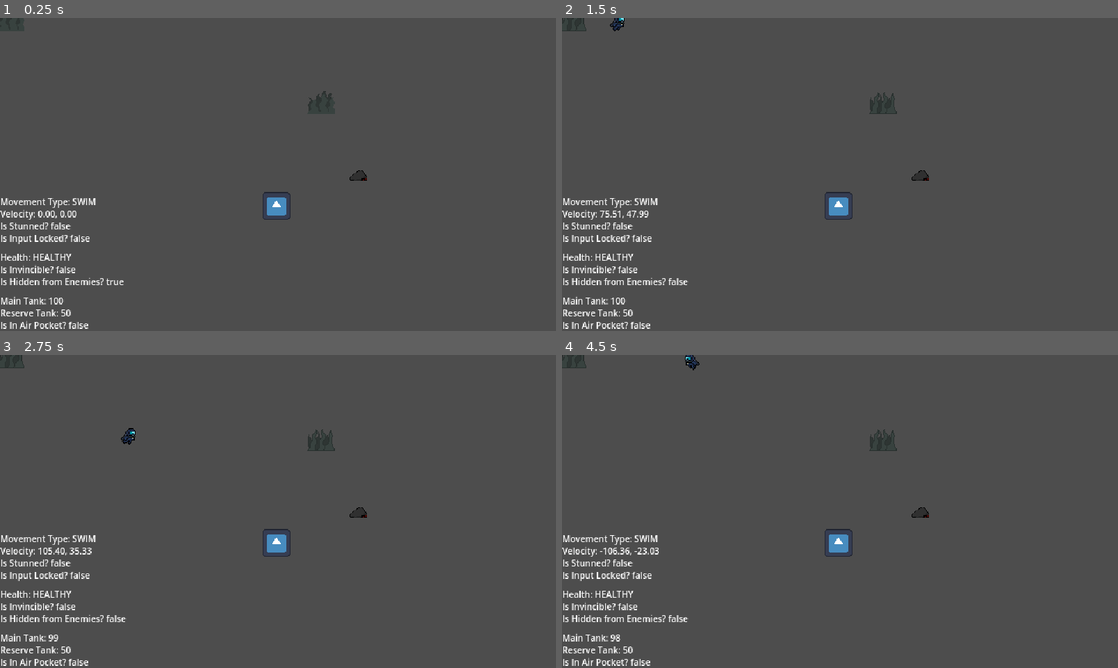
Above: before the commit, frames 1-4 (two rows, left to right).
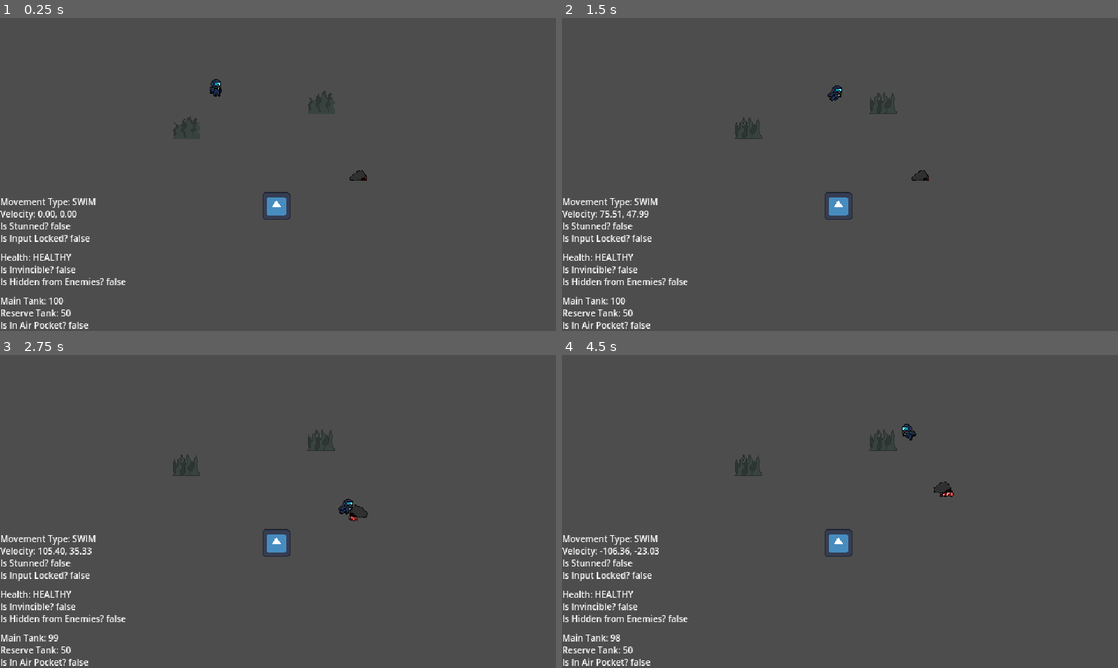
Above: after the commit, the same moments.

Repository: Absolute-Cinema-GameDev/callisto-game
Game: Godot game, scene res://scenes/main.tscn
Same seed, same stepped clock (60 frames per second), same inputs: the game is played once before the commit and once after it. The engine's default icon, where the game draws it, is replaced by a stand-in: a white triangle on a blue panel in a dark square.
Inputs:
- Up to frame 1 (0.25 s): no input
- Up to frame 2 (1.5 s): hold D (move_right) 0.53-1.28 s; hold Space (interact) 0.53-1.28 s; hold S (move_down) from 1.28 s (still down); tap Space (interact) at 1.35 s
- Up to frame 3 (2.75 s): release S (move_down) at 2.03 s; hold D (move_right) from 2.03 s (still down); hold Space (interact) from 2.03 s (still down)
- Up to frame 4 (4.5 s): release D (move_right) at 2.78 s; release Space (interact) at 2.78 s; hold W (move_up) 2.78-3.53 s; tap Space (interact) at 2.85, 4.35 s; hold Space (interact) 3.53-4.28 s; hold A (move_left) from 3.53 s (still down)

The runs differ from the first frame. In frame 1, 0.3% of the frame differs, in the area x 0-40%, y 0-86%; in frame 2, 0.4%; in frame 3, 0.5%; in frame 4, 0.6%, in the area x 0-71%, y 0-52%.

Commit message:
spawn and launch stunrock mechanism

Diff:
--- a/scenes/levels/deepking-stunrock_attack/stunrock_spawner.gd
+++ b/scenes/levels/deepking-stunrock_attack/stunrock_spawner.gd
@@ -2,55 +2,20 @@
 
 @export var stunrock_scene: PackedScene
 
-# Helper class for flying stun rock
-class FlyingStunrock:
-	var node: Node2D
-	var velocity: Vector2
-	var target: Vector2
-	var speed: float = 400.0
-	func _init(node, target, speed=400.0):
-		self.node = node
-		self.target = target
-		self.speed = speed
-		self.velocity = (target - node.global_position).normalized() * speed
-
-var flying_stunrocks: Array = []
-
 # Called when the node enters the scene tree for the first time.
 func _ready() -> void:
-	launch_stunrocks()
+	print("Spawner ready! stunrock_scene:", stunrock_scene)
+	call_deferred("spawn_stunrocks_at_targets")
 
-# Called every frame. 'delta' is the elapsed time since the previous frame.
-func _process(delta: float) -> void:
-	for fs in flying_stunrocks:
-		if fs.node and fs.node.is_inside_tree():
-			move_flying_stunrock(fs, delta)
-	# Remove finished stunrocks
-	flying_stunrocks = flying_stunrocks.filter(func(fs): return fs.node and fs.node.is_inside_tree())
-
-func move_flying_stunrock(fs, delta):
-	var prev_pos = fs.node.global_position
-	var to_target = fs.target - prev_pos
-	if to_target.length() < fs.speed * delta:
-		fs.node.global_position = fs.target
-		return
-	fs.node.global_position += fs.velocity * delta
-
-func launch_stunrocks():
+func spawn_stunrocks_at_targets():
 	if stunrock_scene == null:
-		print("No stunrock scene assigned!")
+		print("No stunrock scene assigned! (spawn_stunrocks_at_targets)")
 		return
 	for i in range(3):
 		var target_pos = Vector2(randi() % 640, randi() % 320)
 		var stunrock = stunrock_scene.instantiate()
 		get_tree().current_scene.add_child(stunrock)
-		# Always start at spawner's position
 		stunrock.global_position = global_position
-		stunrock.scale = Vector2(0.5, 0.5)
-		if stunrock.has_node("Animate"):
-			stunrock.get_node("Animate").modulate = Color(1,0,0)
-		# Calculate velocity from spawner to target
-		var fs = FlyingStunrock.new(stunrock, target_pos)
-		fs.velocity = (target_pos - global_position).normalized() * fs.speed
-		flying_stunrocks.append(fs)
-		print("Spawned stunrock at", stunrock.global_position, "target:", target_pos)
+		if stunrock.has_method("set_move_target"):
+			stunrock.set_move_target(target_pos)
+		print("Spawned stunrock at", stunrock.global_position, "moving to", target_pos)
--- a/scenes/levels/deepking-stunrock_attack/stunrock_spawner.tscn
+++ b/scenes/levels/deepking-stunrock_attack/stunrock_spawner.tscn
@@ -1,8 +1,6 @@
-[gd_scene load_steps=3 format=3 uid="uid://ctq1yt2qkx6cb"]
+[gd_scene load_steps=2 format=3 uid="uid://ctq1yt2qkx6cb"]
 
 [ext_resource type="Script" path="res://scenes/levels/deepking-stunrock_attack/stunrock_spawner.gd" id="1_ittwg"]
-[ext_resource type="PackedScene" uid="uid://v2h7u6c0nqg7" path="res://scenes/levels/stunrock/stunrock.tscn" id="2_3xgbl"]
 
 [node name="StunrockSpawner" type="Node2D"]
 script = ExtResource("1_ittwg")
-stunrock_scene = ExtResource("2_3xgbl")
--- a/scenes/levels/stunrock/stunrock.gd
+++ b/scenes/levels/stunrock/stunrock.gd
@@ -4,9 +4,15 @@
 var explode_timer := Timer.new()
 @onready var area_detection = $AreaDetection
 
+var velocity: Vector2 = Vector2.ZERO
+var move_target: Vector2 = Vector2.ZERO
+var move_speed: float = 180.0 # You can adjust this speed
+var moving: bool = false
+
 
 # Called when the node enters the scene tree for the first time.
 func _ready() -> void:
+	print("Stunrock instance ready!")
 	area_detection.body_entered.connect(_on_area_body_entered)
 	explode_timer.wait_time = 0.1
 	explode_timer.one_shot = true
@@ -15,8 +21,21 @@
 
 
 # Called every frame.
-func _process(_delta: float) -> void:
-	pass
+func _physics_process(_delta: float) -> void:
+	if moving:
+		var to_target = move_target - global_position
+		if to_target.length() < move_speed * _delta:
+			global_position = move_target
+			velocity = Vector2.ZERO
+			moving = false
+		else:
+			velocity = to_target.normalized() * move_speed
+			global_position += velocity * _delta
+
+
+func set_move_target(target: Vector2):
+	move_target = target
+	moving = true
 
 
 func _on_area_body_entered(_body):
@@ -30,4 +49,4 @@
 	for body in area_detection.get_overlapping_bodies():
 		if body.has_method("stun"):
 			body.stun()
-	queue_free()
+	queue_free() # TEMP: comment out for debug
--- a/scenes/main.tscn
+++ b/scenes/main.tscn
@@ -2,26 +2,29 @@
 
 [ext_resource type="PackedScene" uid="uid://blwqvvn3mh4u4" path="res://scenes/entities/player/player.tscn" id="1_uknod"]
 [ext_resource type="PackedScene" uid="uid://d3w24fym0m4wj" path="res://scenes/entities/enemy-ambush/ambush.tscn" id="2_mpr4x"]
+[ext_resource type="PackedScene" uid="uid://clsb0flmwrkei" path="res://scenes/entities/patrol/patrol.tscn" id="2_ssld4"]
 [ext_resource type="PackedScene" uid="uid://v2h7u6c0nqg7" path="res://scenes/levels/stunrock/stunrock.tscn" id="3_6cob6"]
 [ext_resource type="PackedScene" uid="uid://eum7ybrrepj" path="res://scenes/levels/seaweed_bush/seaweed_bush.tscn" id="4_opman"]
-[ext_resource type="PackedScene" uid="uid://ctq1yt2qkx6cb" path="res://scenes/levels/deepking-stunrock_attack/stunrock_spawner.tscn" id="5_lwsq3"]
 
 [node name="Main" type="Node2D"]
+
+[node name="Player" parent="." instance=ExtResource("1_uknod")]
+position = Vector2(250, 81)
+
+[node name="Ambush" parent="." instance=ExtResource("2_mpr4x")]
+position = Vector2(412, 182)
+scale = Vector2(0.3, 0.3)
+collision_layer = 4
 
 [node name="Stunrock" parent="." instance=ExtResource("3_6cob6")]
 position = Vector2(318, 216)
 
-[node name="Player" parent="." instance=ExtResource("1_uknod")]
-
-[node name="Ambush" parent="." instance=ExtResource("2_mpr4x")]
-position = Vector2(412, 182)
-scale = Vector2(0.3, 0.3)
-
 [node name="SeaweedBush" parent="." instance=ExtResource("4_opman")]
-position = Vector2(12, -1)
+position = Vector2(214, 123)
 
 [node name="SeaweedBush2" parent="." instance=ExtResource("4_opman")]
 position = Vector2(369, 94)
 
-[node name="StunrockSpawner" parent="." instance=ExtResource("5_lwsq3")]
-position = Vector2(116, 159)
+[node name="Patrol" parent="." instance=ExtResource("2_ssld4")]
+chase_speed = 25.0
+stun_duration = 2.0
